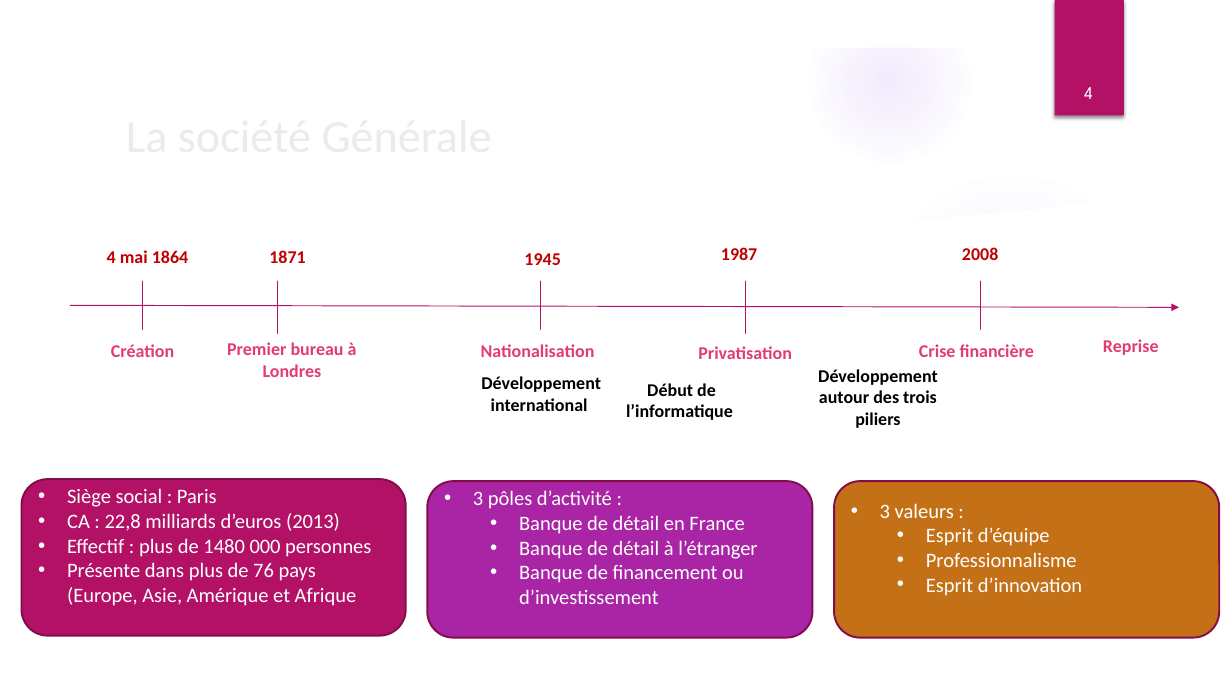
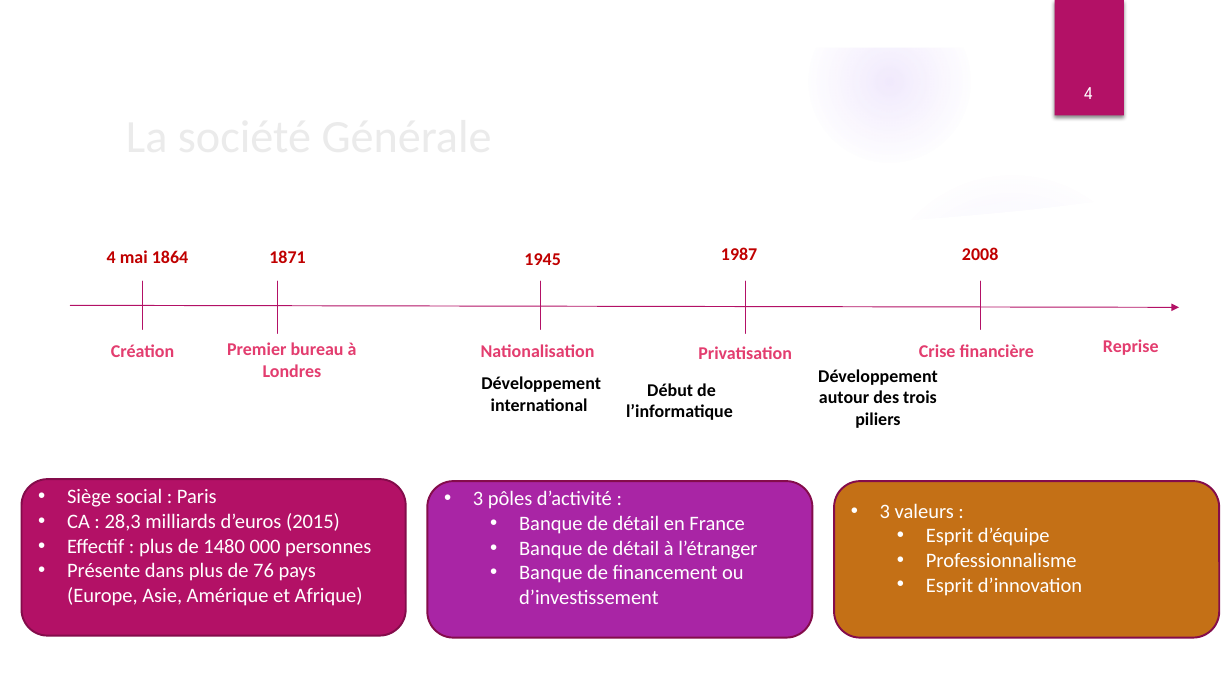
Before and after one commit to Thin-hinane/Rapport-de-stage-, a slide deck: slide 4 of PROJET IT DE GESTION DES OBLIGATIONS SECURISEES CBS.pptx. Drawn at 1232x693 pixels with LibreOffice and Linux fonts; fonts in the diff are those of the drawing; background and template pictures are left out. Boxes give left, top, right and bottom in pixels: in the first picture for what was removed or moved away, otherwise in the second. Text is boxed around its words. In the diff, an @@ line names an element or a change of style, - is before the commit and + after.

```diff
--- a/PROJET IT DE GESTION DES OBLIGATIONS SECURISEES CBS.pptx
+++ b/PROJET IT DE GESTION DES OBLIGATIONS SECURISEES CBS.pptx
@@ text in rounded rectangle at (x1=67, y1=513, x2=340, y2=531): text changed @@
-• CA : 22,8 milliards d’euros (2013)
+• CA : 28,3 milliards d’euros (2015)
@@ text in rounded rectangle at (x1=67, y1=562, x2=363, y2=606): text changed @@
-• Présente dans plus de 76 pays (Europe, Asie, Amérique et Afrique
+• Présente dans plus de 76 pays (Europe, Asie, Amérique et Afrique)
```
Also in this commit, not shown: 3 other slides changed.
